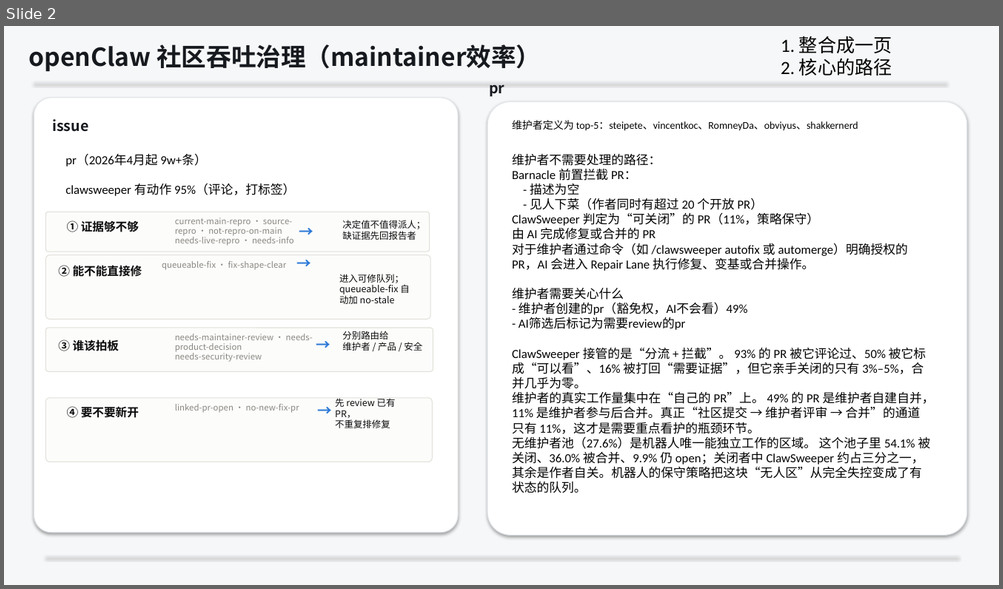
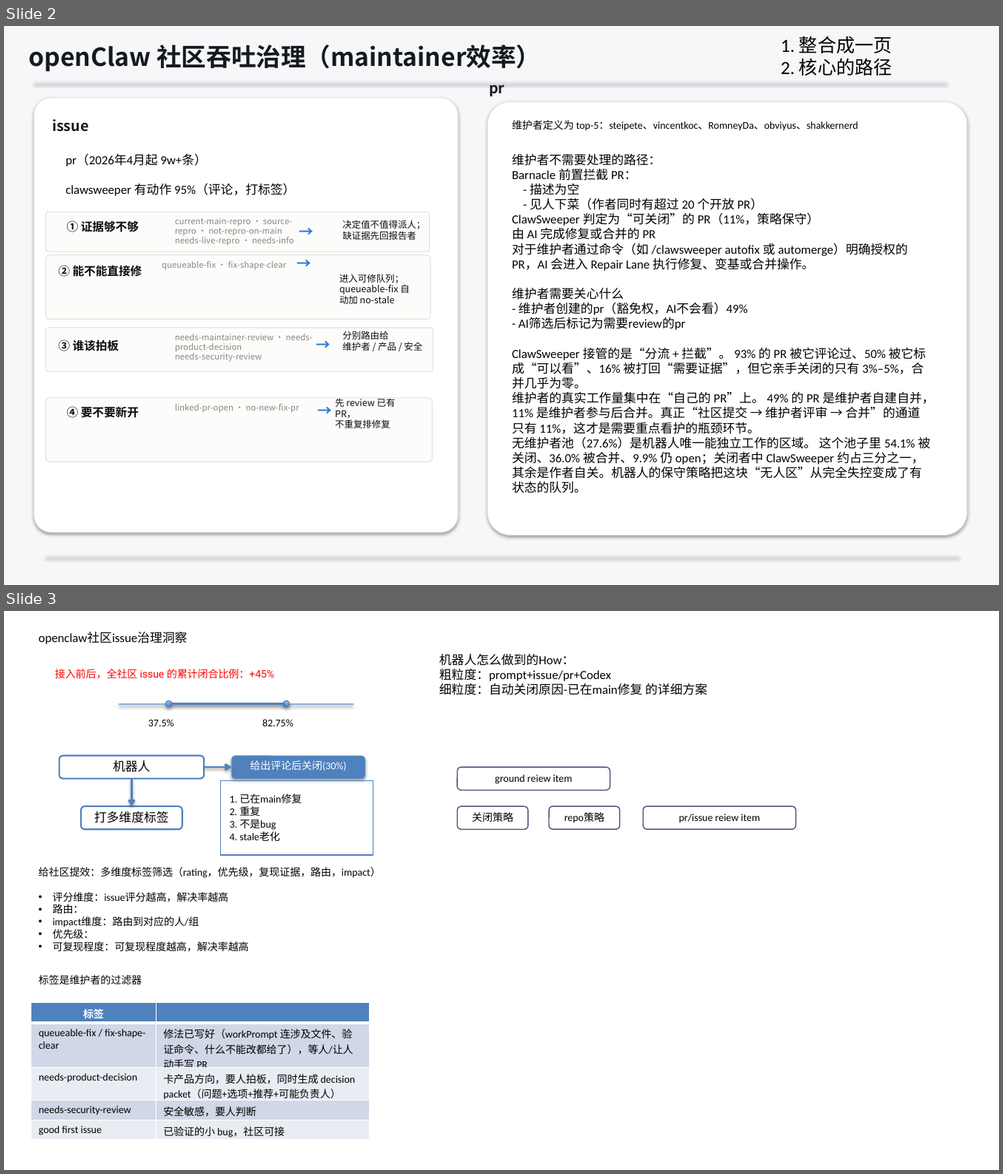
Before and after one commit to drizzlezyk/insight2026, a slide deck: research/maintainer-trust-efficiency.pptx. Shown one above the other, each under a label of ours: slide 2 before the commit, slides 2 and 3 after it. The pictures are 1003x589 and 1003x1174 pixels, drawn with LibreOffice and Linux fonts; fonts in the diff are those of the drawing. Boxes give left, top, right and bottom in pixels: in the first picture for what was removed or moved away, otherwise in the second. Text is boxed around its words. In the diff, an @@ line names an element or a change of style, - is before the commit and + after.

```diff
--- a/research/maintainer-trust-efficiency.pptx
+++ b/research/maintainer-trust-efficiency.pptx
@@ slide 3 added at bbox=[4, 611, 999, 1170], background #FFFFFF @@
@@ text added at bbox=[39, 632, 188, 644], 12 pt, text #000000 @@
+openclaw社区issue治理洞察
@@ text added at bbox=[439, 654, 707, 695], 12 pt, text #000000 @@
+机器人怎么做到的How：
+粗粒度：prompt+issue/pr+Codex
+细粒度：自动关闭原因-已在main修复 的详细方案
@@ text added at bbox=[55, 669, 274, 679], 10 pt, text #FF0000 @@
+接入前后，全社区 issue 的累计闭合比例：+45%
@@ line added from (119, 704) to (353, 704), #95B3D7 1.5 pt @@
@@ text added at bbox=[148, 719, 174, 726], 10 pt, text #000000 @@
+37.5%
@@ ellipse added at bbox=[166, 701, 172, 707], fill gradient #3F80CE to #A4C4FF, outline #4B7EBC 0.75 pt @@
@@ line added from (172, 704) to (283, 704), #4F81BD 2.25 pt @@
@@ text added at bbox=[262, 719, 293, 726], 10 pt, text #000000 @@
+82.75%
@@ ellipse added at bbox=[283, 701, 289, 707], fill gradient #3F80CE to #A4C4FF, outline #4B7EBC 0.75 pt @@
@@ rounded rectangle added at bbox=[60, 756, 204, 779], outline #4F81BD 1.5 pt, 12 pt, text #000000 @@
+机器人
@@ rounded rectangle added at bbox=[232, 756, 365, 779], fill #4F81BD, 10 pt, text #FFFFFF @@
+给出评论后关闭(30%)
@@ arrow added from (131, 779) to (131, 806), #4F81BD 2 pt @@
@@ arrow added from (204, 767) to (232, 767), #4F81BD 2 pt @@
@@ rectangle added at bbox=[220, 781, 373, 856], outline #4F81BD 1 pt @@
@@ rounded rectangle added at bbox=[457, 767, 610, 790], outline #604A7B 1 pt, 10 pt, text #000000 @@
+ground reiew item
@@ rounded rectangle added at bbox=[81, 806, 182, 829], outline #4F81BD 1.5 pt, 12 pt, text #000000 @@
+打多维度标签
@@ text added at bbox=[230, 794, 301, 841], 10 pt, text #000000 @@
+1. 已在main修复
+2. 重复
+3. 不是bug
+4. stale老化
@@ rounded rectangle added at bbox=[457, 806, 528, 829], outline #604A7B 1 pt, 10 pt, text #000000 @@
+关闭策略
@@ rounded rectangle added at bbox=[549, 806, 620, 829], outline #604A7B 1 pt, 10 pt, text #000000 @@
+repo策略
@@ rounded rectangle added at bbox=[643, 806, 796, 829], outline #604A7B 1 pt, 10 pt, text #000000 @@
+pr/issue reiew item
@@ text added at bbox=[39, 867, 381, 951], 10 pt, text #000000 @@
+给社区提效：多维度标签筛选（rating，优先级，复现证据，路由，impact）
+• 评分维度：issue评分越高，解决率越高
+• 路由：
+• impact维度：路由到对应的人/组
+• 优先级：
+• 可复现程度：可复现程度越高，解决率越高
@@ text added at bbox=[39, 975, 142, 985], 10 pt, text #000000 @@
+标签是维护者的过滤器
@@ table added at bbox=[31, 1003, 369, 1141], 5 rows, 2 columns @@
+标签 | 
+queueable-fix / fix-shape-clear | 修法已写好（workPrompt 连涉及文件、验证命令、什么不能改都给了），等人/让人动手写 PR
+needs-product-decision | 卡产品方向，要人拍板，同时生成 decision packet（问题+选项+推荐+可能负责人）
+needs-security-review | 安全敏感，要人判断
+good first issue | 已验证的小 bug，社区可接
```
Also in this commit, not shown: 1 other slide added, 1 slide removed, 3 other files.
